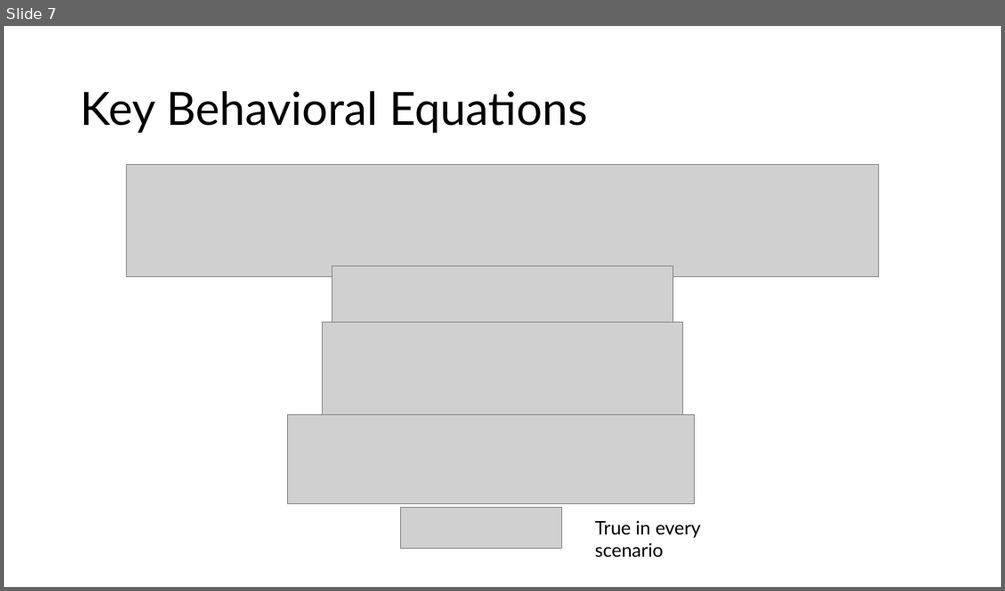
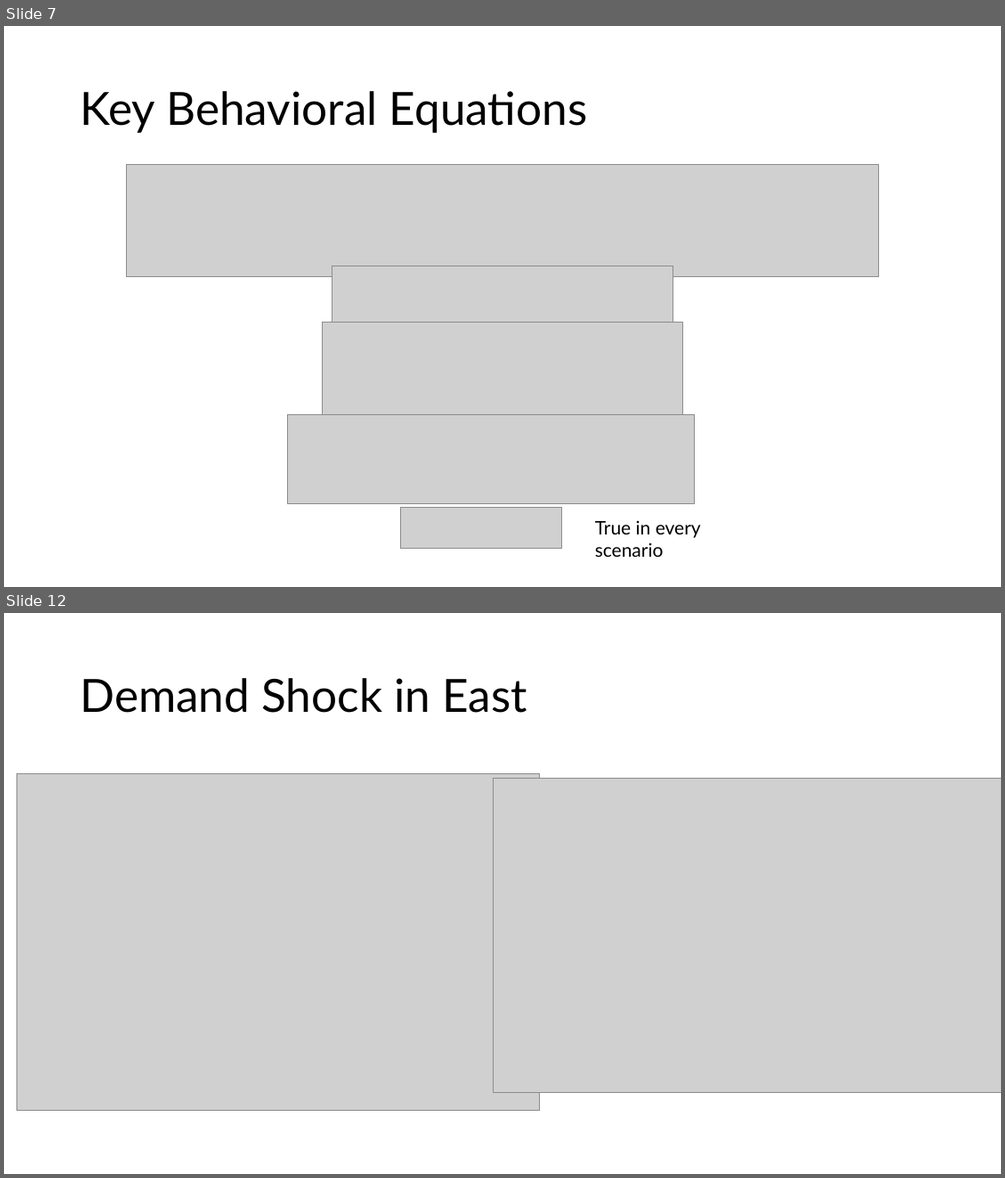
Before and after one commit to xcnecon/sfc, a slide deck: FinalPre.pptx. Shown one above the other, each under a label of ours: slide 7 before the commit, slides 7 and 12 after it; the slides between them are not shown. The pictures are 1005x591 and 1005x1178 pixels, drawn with LibreOffice and Linux fonts; fonts in the diff are those of the drawing; grey boxes stand for pictures. Boxes give left, top, right and bottom in pixels: in the first picture for what was removed or moved away, otherwise in the second. Text is boxed around its words. In the diff, an @@ line names an element or a change of style, - is before the commit and + after.

```diff
--- a/FinalPre.pptx
+++ b/FinalPre.pptx
@@ slide 12 added at (x1=4, y1=613, x2=1001, y2=1174), background #FFFFFF @@
@@ title added at (x1=80, y1=678, x2=526, y2=713), 44 pt, text #000000 @@
+Demand Shock in East
@@ picture added at (x1=16, y1=774, x2=540, y2=1111) @@
@@ picture added at (x1=493, y1=779, x2=1001, y2=1092) @@
```
Also in this commit, not shown: 2 slides changed, 17 other slides added, 4 other files.
